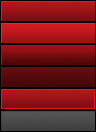
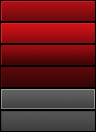
The second 96 × 132 image is a revision of the first. Changes to its layers:
added layer "Layer 4" above "Layer 3" over [1, 1, 95, 109]
hid "Layer 1", painted on it over [1, 1, 95, 109]
removed layer "Layer 1 copy" over [1, 1, 95, 109]
